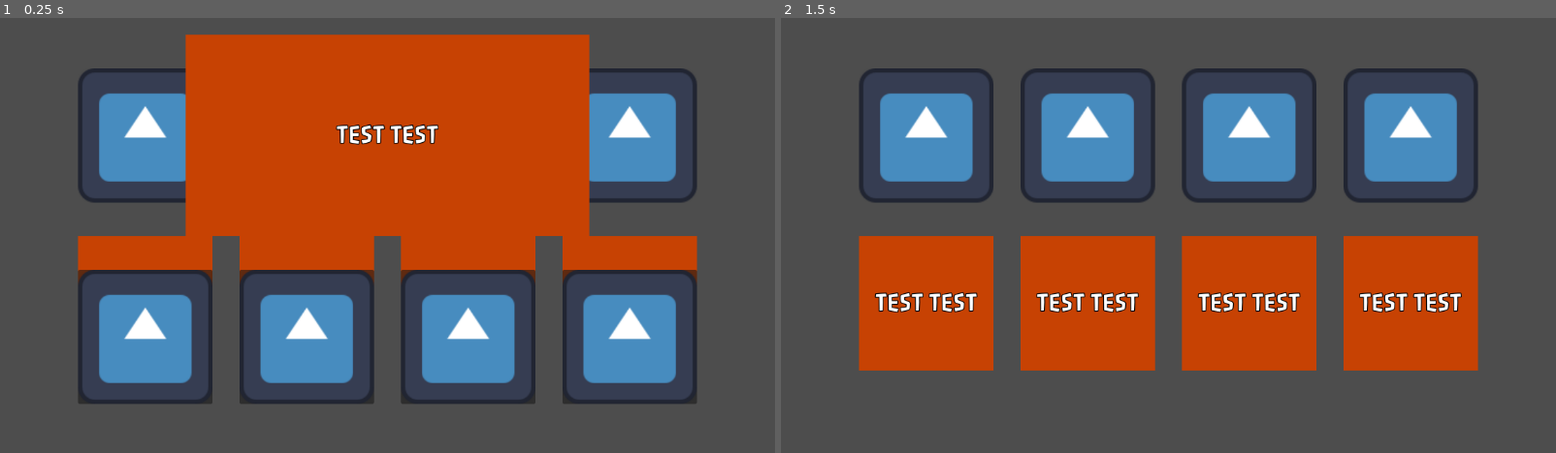
Above: before the commit, frames 1-2 (left to right).
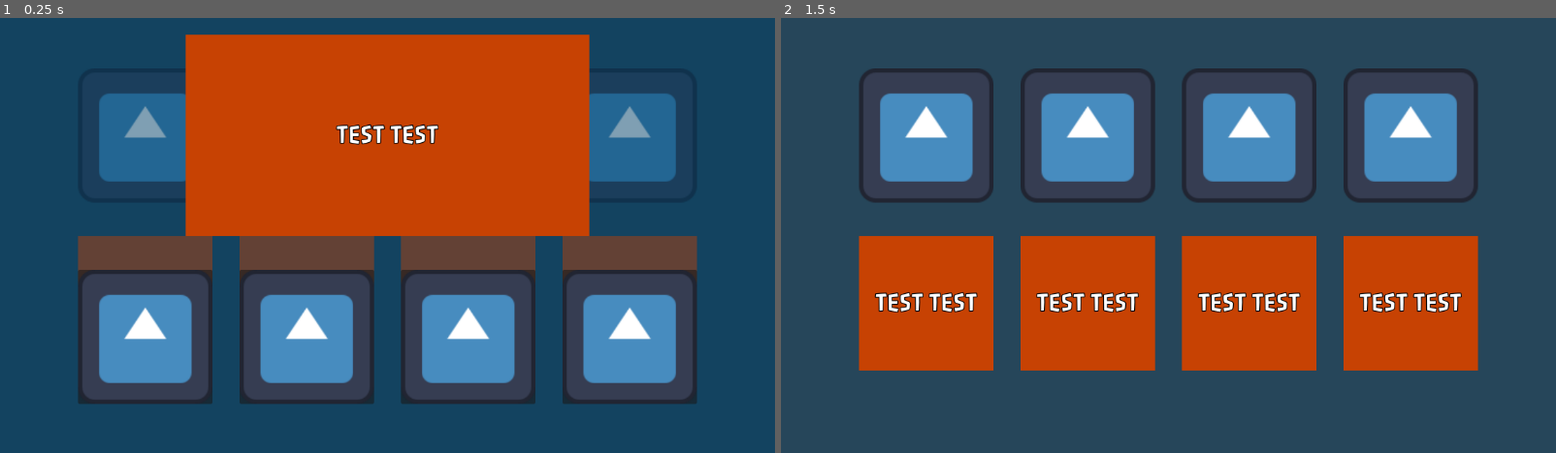
Above: after the commit, the same moments.

Repository: Saylopong/Capstone-UMGC
Game: Godot game, scene res://Scenes/Game_Manager/Game_Manager.tscn
The game is run twice, just before and just after one commit, with the same random seed, the same clock (stepped at 60 frames per second) and the same inputs. The engine's default icon, where the game draws it, is replaced by a stand-in: a white triangle on a blue panel in a dark square.
Inputs (mouse positions are in pixels of both pictures, inside the frame that each line leads up to):
- Up to frame 1 (0.25 s): no input
- Up to frame 2 (1.5 s): click (928, 335) at 0.5 s; tap Enter at 1.25 s; hold D (Right) from 1.28 s (still down); hold E (Interact) from 1.28 s (still down)

The runs differ from the first frame. In frame 1, 54% of the frame differs, in the area x 0-100%, y 0-100%; in frame 2, 57%.

Commit message:
UI adjustments - Background
Adjusted ASLQuizUI and ASLLearningUI to match background of Pause_UI

Diff:
--- a/Capstone Project/capstone-project/Scenes/ASL_UI/ASL_Learning/asl_learning_ui.tscn
+++ b/Capstone Project/capstone-project/Scenes/ASL_UI/ASL_Learning/asl_learning_ui.tscn
@@ -19,6 +19,15 @@
 grow_horizontal = 2
 grow_vertical = 2
 script = ExtResource("1_d1exi")
+
+[node name="ColorRect" type="ColorRect" parent="." unique_id=635181329]
+layout_mode = 1
+anchors_preset = 15
+anchor_right = 1.0
+anchor_bottom = 1.0
+grow_horizontal = 2
+grow_vertical = 2
+color = Color(0, 0.2509804, 0.40392157, 0.5019608)
 
 [node name="MarginContainer" type="MarginContainer" parent="." unique_id=1070970085]
 layout_mode = 1
--- a/Capstone Project/capstone-project/Scenes/ASL_UI/ASL_Quiz/ASL_Quiz_UI.tscn
+++ b/Capstone Project/capstone-project/Scenes/ASL_UI/ASL_Quiz/ASL_Quiz_UI.tscn
@@ -26,6 +26,15 @@
 grow_vertical = 2
 mouse_filter = 1
 script = ExtResource("1_8v608")
+
+[node name="ColorRect" type="ColorRect" parent="." unique_id=137686013]
+layout_mode = 1
+anchors_preset = 15
+anchor_right = 1.0
+anchor_bottom = 1.0
+grow_horizontal = 2
+grow_vertical = 2
+color = Color(0, 0.2509804, 0.40392157, 0.5019608)
 
 [node name="MarginContainer" type="MarginContainer" parent="." unique_id=2071396090]
 layout_mode = 1
